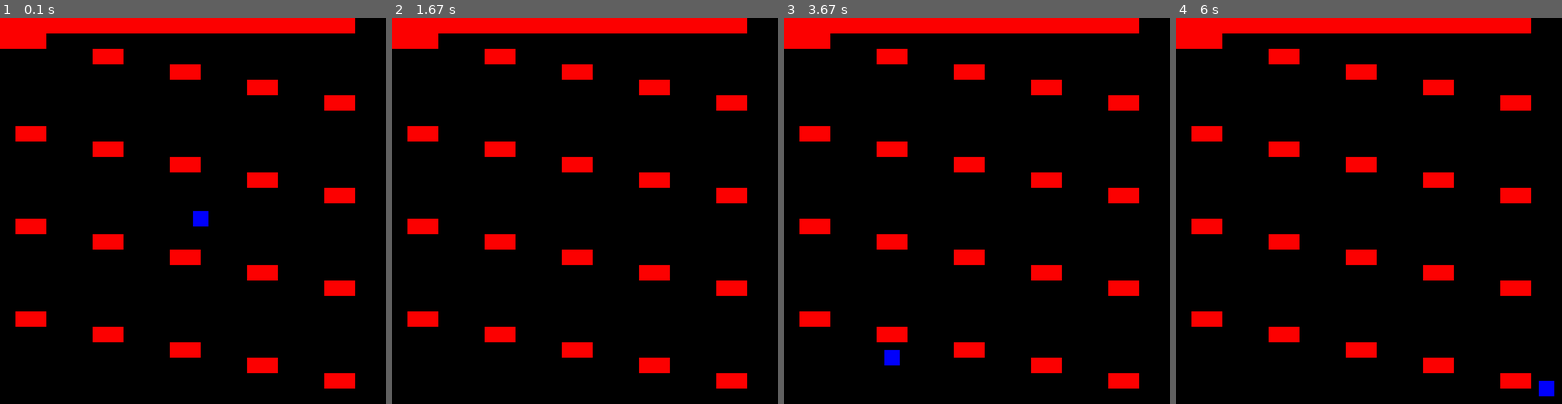
Above: before the commit, frames 1-4 (left to right).
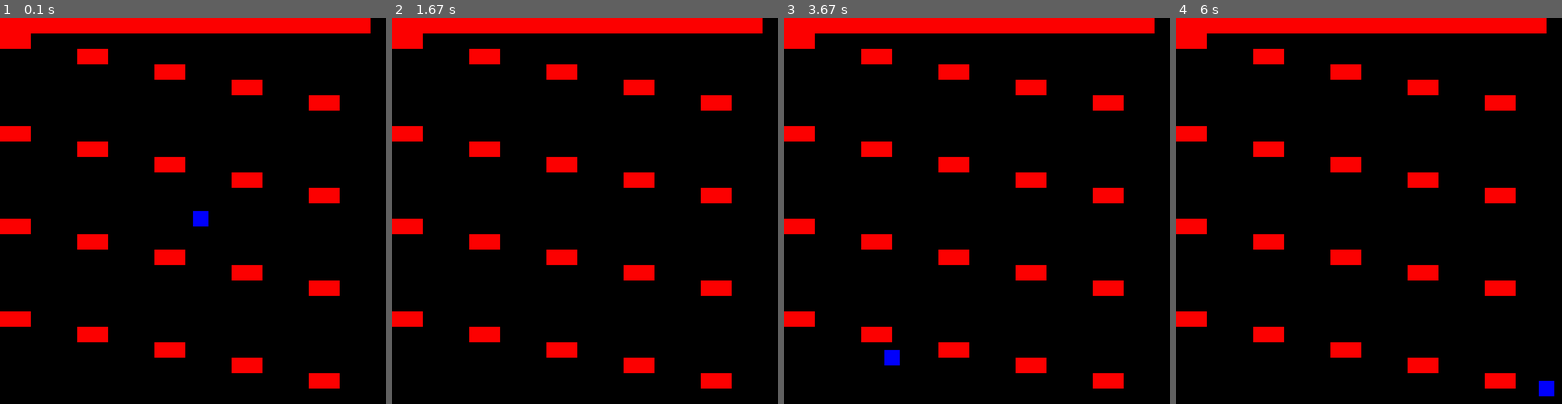
Above: after the commit, the same moments.

Repository: cduck1/dukecw-classwork
Game: pygame game, started from Tile Game/Tile Movement Game.py
Same seed, same stepped clock (60 frames per second), same inputs: the game is played once before the commit and once after it.
Inputs:
- Up to frame 1 (0.1 s): no input
- Up to frame 2 (1.67 s): hold Right 0.33-0.8 s
- Up to frame 3 (3.67 s): hold Left 1.67-2.2 s; hold Down 2.23-2.53 s; hold Left 2.57-2.97 s; hold Right from 3.4 s (still down)
- Up to frame 4 (6 s): release Right at 4.03 s; hold Down 4.07-4.43 s; hold Up 5.47-5.77 s; hold Right from 5.8 s (still down)

The runs differ from the first frame. In frame 1, 6.4% of the frame differs, in the area x 0-96%, y 0-96%; in frame 2, 6.4%; in frame 3, 6.4%; in frame 4, 6.4%.

Commit message:
Update Tile Movement Game.py

Diff:
--- a/Tile Game/Tile Movement Game.py
+++ b/Tile Game/Tile Movement Game.py
@@ -91,7 +91,7 @@
 
 
     # Increases the y value (goes down to the next row of walls) once the row is filled (after 25 elements in the list)
-    if (i + 2) % 25 == 0:
+    if (i + 1) % 25 == 0:
         temp_x = 0
         temp_y = temp_y + 40
 
